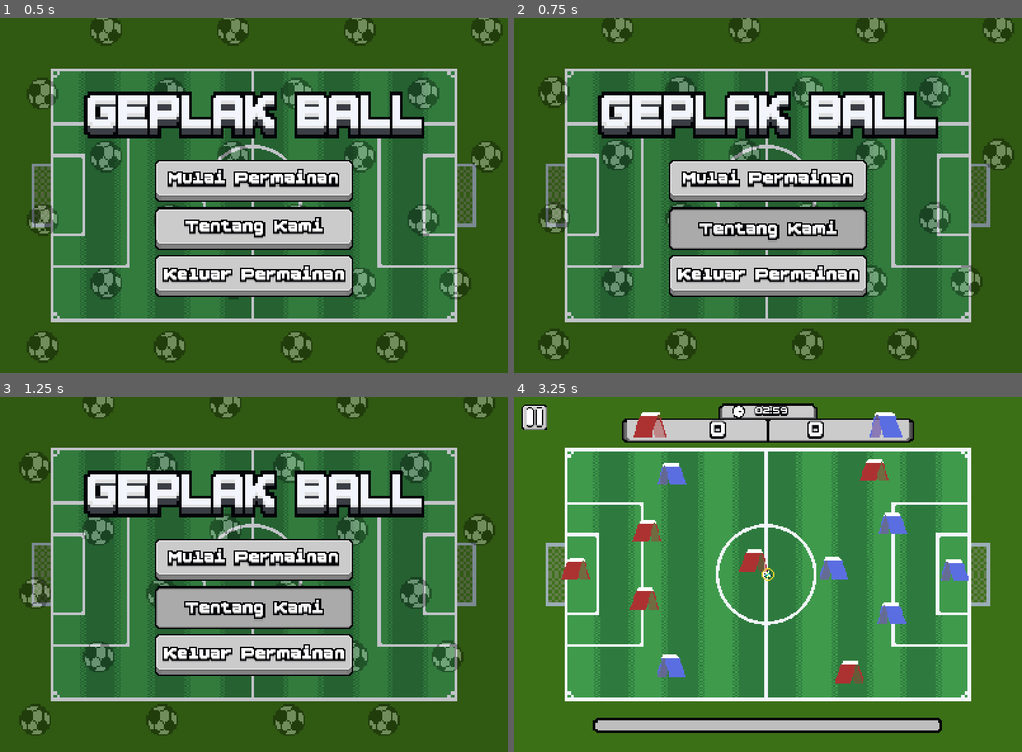
Above: before the commit, frames 1-4 (two rows, left to right).
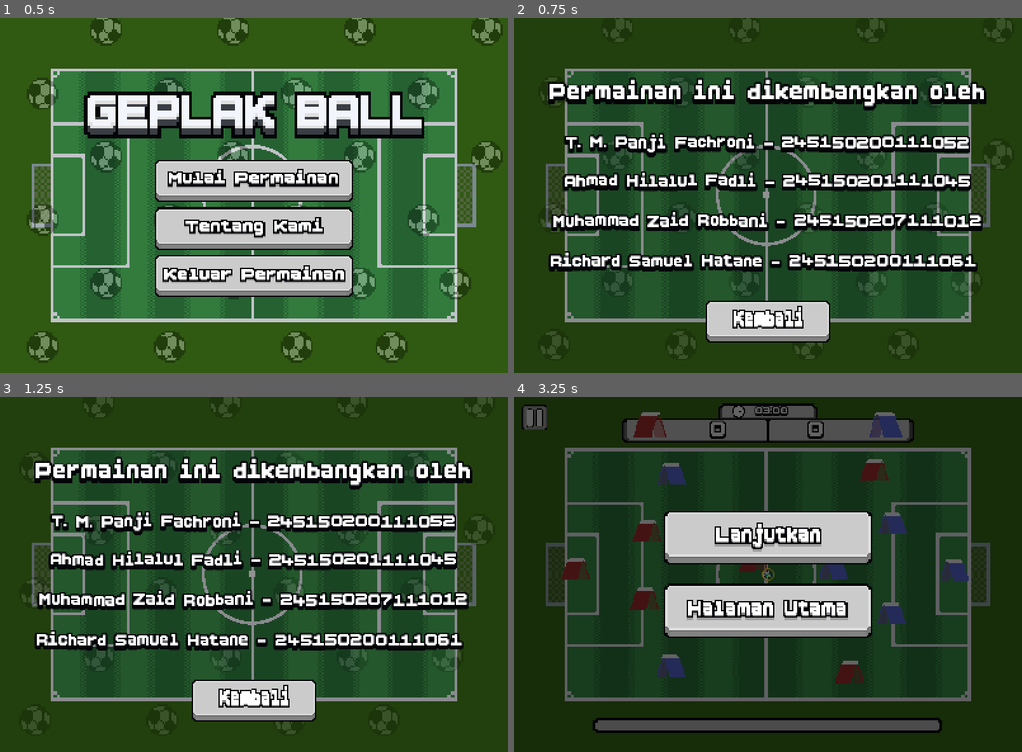
Above: after the commit, the same moments.

Repository: panjifachroni/geplakball
Game: Godot game, scene res://scenes/main_menu.tscn
Two runs of this game, one before a commit and one after it. Both use one fixed random seed, a clock stepped at 60 frames per second and the inputs below. Sound files missing from this copy of the repository are replaced by a short silence.
Inputs (mouse positions are in pixels of both pictures, inside the frame that each line leads up to; where the layout moved, square brackets give the same spot in the first picture):
- Up to frame 1 (0.5 s): no input
- Up to frame 2 (0.75 s): click (768, 227) at 0.5 s
- Up to frame 3 (1.25 s): no input
- Up to frame 4 (3.25 s): click (768, 702) [768, 560] at 1.25 s; click (768, 560) [534, 418] at 2 s; click (534, 418) [768, 539] at 2.75 s

Frame 1 is identical in both runs. In frame 2, 94% of the frame differs, in the area x 0-100%, y 0-100%; in frame 3, 95%; in frame 4, 98%.

Commit message:
feat: penambahan about us

Diff:
--- /dev/null
+++ b/scenes/about_us.gd
@@ -0,0 +1,5 @@
+extends Control
+
+
+func _on_back_pressed() -> void:
+	get_tree().change_scene_to_file("res://scenes/main_menu.tscn")
--- /dev/null
+++ b/scenes/about_us.tscn
@@ -0,0 +1,276 @@
+[gd_scene format=3 uid="uid://baehc3ac44dog"]
+
+[ext_resource type="Texture2D" uid="uid://0fqsw4oydm38" path="res://aset/field.png" id="1_45va6"]
+[ext_resource type="Script" uid="uid://bt7y40hyluvpq" path="res://scenes/about_us.gd" id="1_uwxm4"]
+[ext_resource type="Shader" uid="uid://bjhwjvxgslbu0" path="res://scenes/scroll.gdshader" id="2_uwxm4"]
+[ext_resource type="Texture2D" uid="uid://lqqrib3echy1" path="res://aset/rolling ball main menu.png" id="3_mq1hs"]
+[ext_resource type="FontFile" uid="uid://5ixf84ibkqxs" path="res://aset/boldpixels.ttf" id="4_phkgf"]
+[ext_resource type="Texture2D" uid="uid://co3gb5ro8506" path="res://aset/Back Button Normal.png" id="5_2x42b"]
+[ext_resource type="Texture2D" uid="uid://csvbgkmcsxx1k" path="res://aset/Back Button HoverPressed.png" id="6_5d1ke"]
+
+[sub_resource type="StyleBoxTexture" id="StyleBoxTexture_23nyf"]
+texture = ExtResource("1_45va6")
+modulate_color = Color(0.796243, 0.796243, 0.796243, 1)
+
+[sub_resource type="ShaderMaterial" id="ShaderMaterial_iswfk"]
+shader = ExtResource("2_uwxm4")
+
+[sub_resource type="StyleBoxTexture" id="StyleBoxTexture_q31f3"]
+texture = ExtResource("5_2x42b")
+
+[sub_resource type="StyleBoxTexture" id="StyleBoxTexture_tkgju"]
+texture = ExtResource("6_5d1ke")
+
+[sub_resource type="StyleBoxTexture" id="StyleBoxTexture_ipnma"]
+texture = ExtResource("6_5d1ke")
+
+[node name="AboutUs" type="Control" unique_id=1502777612]
+layout_mode = 3
+anchors_preset = 15
+anchor_right = 1.0
+anchor_bottom = 1.0
+grow_horizontal = 2
+grow_vertical = 2
+script = ExtResource("1_uwxm4")
+
+[node name="Panel" type="Panel" parent="." unique_id=1664006996]
+layout_mode = 1
+anchors_preset = 15
+anchor_right = 1.0
+anchor_bottom = 1.0
+grow_horizontal = 2
+grow_vertical = 2
+theme_override_styles/panel = SubResource("StyleBoxTexture_23nyf")
+
+[node name="Pattern" type="TextureRect" parent="." unique_id=242667243]
+self_modulate = Color(1, 1, 1, 0.16078432)
+texture_repeat = 2
+material = SubResource("ShaderMaterial_iswfk")
+layout_mode = 0
+offset_right = 1600.0
+offset_bottom = 1200.0
+texture = ExtResource("3_mq1hs")
+
+[node name="ColorRect" type="ColorRect" parent="." unique_id=466684158]
+layout_mode = 1
+anchors_preset = 15
+anchor_right = 1.0
+anchor_bottom = 1.0
+grow_horizontal = 2
+grow_vertical = 2
+color = Color(0, 0, 0, 0.28627452)
+
+[node name="RichTextLabel2" type="RichTextLabel" parent="." unique_id=237387145]
+layout_mode = 1
+anchors_preset = 15
+anchor_right = 1.0
+anchor_bottom = 1.0
+offset_left = 86.0
+offset_top = 198.0
+offset_right = -86.0
+offset_bottom = -829.0
+grow_horizontal = 2
+grow_vertical = 2
+theme_override_colors/default_color = Color(0.011764706, 0.015686275, 0.03137255, 1)
+theme_override_colors/font_outline_color = Color(0.011764706, 0.015686275, 0.03137255, 1)
+theme_override_constants/outline_size = 20
+theme_override_fonts/normal_font = ExtResource("4_phkgf")
+theme_override_font_sizes/normal_font_size = 100
+text = "Permainan ini dikembangkan oleh"
+horizontal_alignment = 1
+
+[node name="RichTextLabel" type="RichTextLabel" parent="." unique_id=282740587]
+layout_mode = 1
+anchors_preset = 15
+anchor_right = 1.0
+anchor_bottom = 1.0
+offset_left = 86.0
+offset_top = 189.0
+offset_right = -86.0
+offset_bottom = -836.0
+grow_horizontal = 2
+grow_vertical = 2
+theme_override_colors/font_outline_color = Color(0.011764706, 0.015686275, 0.03137255, 1)
+theme_override_constants/outline_size = 20
+theme_override_fonts/normal_font = ExtResource("4_phkgf")
+theme_override_font_sizes/normal_font_size = 100
+bbcode_enabled = true
+text = "Permainan ini dikembangkan oleh"
+horizontal_alignment = 1
+
+[node name="RichTextLabel3" type="RichTextLabel" parent="." unique_id=450476221]
+layout_mode = 1
+anchors_preset = 15
+anchor_right = 1.0
+anchor_bottom = 1.0
+offset_left = 86.0
+offset_top = 370.0
+offset_right = -86.0
+offset_bottom = -657.0
+grow_horizontal = 2
+grow_vertical = 2
+theme_override_colors/default_color = Color(0.011764706, 0.015686275, 0.03137255, 1)
+theme_override_colors/font_outline_color = Color(0.011764706, 0.015686275, 0.03137255, 1)
+theme_override_constants/outline_size = 20
+theme_override_fonts/normal_font = ExtResource("4_phkgf")
+theme_override_font_sizes/normal_font_size = 70
+bbcode_enabled = true
+text = "[wave amp=20.0 freq=5.0]T. M. Panji Fachroni - 245150200111052[/wave]"
+horizontal_alignment = 1
+
+[node name="RichTextLabel4" type="RichTextLabel" parent="." unique_id=1790368358]
+layout_mode = 1
+anchors_preset = 15
+anchor_right = 1.0
+anchor_bottom = 1.0
+offset_left = 86.0
+offset_top = 361.0
+offset_right = -86.0
+offset_bottom = -664.0
+grow_horizontal = 2
+grow_vertical = 2
+theme_override_colors/font_outline_color = Color(0.011764706, 0.015686275, 0.03137255, 1)
+theme_override_constants/outline_size = 20
+theme_override_fonts/normal_font = ExtResource("4_phkgf")
+theme_override_font_sizes/normal_font_size = 70
+bbcode_enabled = true
+text = "[wave amp=20.0 freq=5.0]T. M. Panji Fachroni - 245150200111052[/wave]"
+horizontal_alignment = 1
+
+[node name="RichTextLabel5" type="RichTextLabel" parent="." unique_id=414702211]
+layout_mode = 1
+anchors_preset = 15
+anchor_right = 1.0
+anchor_bottom = 1.0
+offset_left = 86.0
+offset_top = 491.0
+offset_right = -86.0
+offset_bottom = -536.0
+grow_horizontal = 2
+grow_vertical = 2
+theme_override_colors/default_color = Color(0.011764706, 0.015686275, 0.03137255, 1)
+theme_override_colors/font_outline_color = Color(0.011764706, 0.015686275, 0.03137255, 1)
+theme_override_constants/outline_size = 20
+theme_override_fonts/normal_font = ExtResource("4_phkgf")
+theme_override_font_sizes/normal_font_size = 70
+bbcode_enabled = true
+text = "[wave amp=20.0 freq=5.0]Ahmad Hilalul Fadli - 245150201111045[/wave]"
+horizontal_alignment = 1
+
+[node name="RichTextLabel6" type="RichTextLabel" parent="." unique_id=2072236162]
+layout_mode = 1
+anchors_preset = 15
+anchor_right = 1.0
+anchor_bottom = 1.0
+offset_left = 86.0
+offset_top = 482.0
+offset_right = -86.0
+offset_bottom = -543.0
+grow_horizontal = 2
+grow_vertical = 2
+theme_override_colors/font_outline_color = Color(0.011764706, 0.015686275, 0.03137255, 1)
+theme_override_constants/outline_size = 20
+theme_override_fonts/normal_font = ExtResource("4_phkgf")
+theme_override_font_sizes/normal_font_size = 70
+bbcode_enabled = true
+text = "[wave amp=20.0 freq=5.0]Ahmad Hilalul Fadli - 245150201111045[/wave]"
+horizontal_alignment = 1
+
+[node name="RichTextLabel7" type="RichTextLabel" parent="." unique_id=1066630762]
+layout_mode = 1
+anchors_preset = 15
+anchor_right = 1.0
+anchor_bottom = 1.0
+offset_left = 86.0
+offset_top = 617.0
+offset_right = -86.0
+offset_bottom = -410.0
+grow_horizontal = 2
+grow_vertical = 2
+theme_override_colors/default_color = Color(0.011764706, 0.015686275, 0.03137255, 1)
+theme_override_colors/font_outline_color = Color(0.011764706, 0.015686275, 0.03137255, 1)
+theme_override_constants/outline_size = 20
+theme_override_fonts/normal_font = ExtResource("4_phkgf")
+theme_override_font_sizes/normal_font_size = 70
+bbcode_enabled = true
+text = "[wave amp=20.0 freq=5.0]Muhammad Zaid Robbani - 245150207111012[/wave]"
+horizontal_alignment = 1
+
+[node name="RichTextLabel8" type="RichTextLabel" parent="." unique_id=904620063]
+layout_mode = 1
+anchors_preset = 15
+anchor_right = 1.0
+anchor_bottom = 1.0
+offset_left = 86.0
+offset_top = 608.0
+offset_right = -86.0
+offset_bottom = -417.0
+grow_horizontal = 2
+grow_vertical = 2
+theme_override_colors/font_outline_color = Color(0.011764706, 0.015686275, 0.03137255, 1)
+theme_override_constants/outline_size = 20
+theme_override_fonts/normal_font = ExtResource("4_phkgf")
+theme_override_font_sizes/normal_font_size = 70
+bbcode_enabled = true
+text = "[wave amp=20.0 freq=5.0]Muhammad Zaid Robbani - 245150207111012[/wave]"
+horizontal_alignment = 1
+
+[node name="RichTextLabel9" type="RichTextLabel" parent="." unique_id=122274265]
+layout_mode = 1
+anchors_preset = 15
+anchor_right = 1.0
+anchor_bottom = 1.0
+offset_left = 86.0
+offset_top = 744.0
+offset_right = -86.0
+offset_bottom = -283.0
+grow_horizontal = 2
+grow_vertical = 2
+theme_override_colors/default_color = Color(0.011764706, 0.015686275, 0.03137255, 1)
+theme_override_colors/font_outline_color = Color(0.011764706, 0.015686275, 0.03137255, 1)
+theme_override_constants/outline_size = 20
+theme_override_fonts/normal_font = ExtResource("4_phkgf")
+theme_override_font_sizes/normal_font_size = 70
+bbcode_enabled = true
+text = "[wave amp=20.0 freq=5.0]Richard Samuel Hatane - 245150200111061
+[/wave]"
+horizontal_alignment = 1
+
+[node name="RichTextLabel10" type="RichTextLabel" parent="." unique_id=1326841586]
+layout_mode = 1
+anchors_preset = 15
+anchor_right = 1.0
+anchor_bottom = 1.0
+offset_left = 86.0
+offset_top = 735.0
+offset_right = -86.0
+offset_bottom = -290.0
+grow_horizontal = 2
+grow_vertical = 2
+theme_override_colors/font_outline_color = Color(0.011764706, 0.015686275, 0.03137255, 1)
+theme_override_constants/outline_size = 20
+theme_override_fonts/normal_font = ExtResource("4_phkgf")
+theme_override_font_sizes/normal_font_size = 70
+bbcode_enabled = true
+text = "[wave amp=20.0 freq=5.0]Richard Samuel Hatane - 245150200111061
+[/wave]"
+horizontal_alignment = 1
+
+[node name="Button" type="Button" parent="." unique_id=328991400]
+layout_mode = 1
+anchors_preset = 7
+anchor_left = 0.5
+anchor_top = 1.0
+anchor_right = 0.5
+anchor_bottom = 1.0
+offset_left = -195.0
+offset_top = -227.0
+offset_right = 195.0
+offset_bottom = -97.0
+grow_horizontal = 2
+grow_vertical = 0
+theme_override_styles/normal = SubResource("StyleBoxTexture_q31f3")
+theme_override_styles/pressed = SubResource("StyleBoxTexture_tkgju")
+theme_override_styles/hover = SubResource("StyleBoxTexture_ipnma")
+
+[connection signal="pressed" from="Button" to="." method="_on_back_pressed"]
--- a/scenes/goal_scene.tscn
+++ b/scenes/goal_scene.tscn
@@ -3,17 +3,6 @@
 [ext_resource type="FontFile" uid="uid://5ixf84ibkqxs" path="res://aset/boldpixels.ttf" id="1_c1spr"]
 
 [node name="GoalScene" type="CanvasLayer" unique_id=1396031374]
-
-[node name="ColorRect" type="ColorRect" parent="." unique_id=1371096282]
-visible = false
-anchors_preset = 15
-anchor_right = 1.0
-anchor_bottom = 1.0
-offset_top = 18.0
-offset_bottom = 18.0
-grow_horizontal = 2
-grow_vertical = 2
-color = Color(0, 0, 0, 0.60784316)
 
 [node name="RichTextLabel2" type="RichTextLabel" parent="." unique_id=1220539535]
 anchors_preset = 15
--- a/scenes/select_mode.tscn
+++ b/scenes/select_mode.tscn
@@ -34,7 +34,7 @@
 [sub_resource type="StyleBoxTexture" id="StyleBoxTexture_0kyq7"]
 texture = ExtResource("8_kt60l")
 
-[node name="Select Mode" type="Control" unique_id=1625305694]
+[node name="SelectMode" type="Control" unique_id=1625305694]
 layout_mode = 3
 anchors_preset = 15
 anchor_right = 1.0
--- a/scripts/main_menu.gd
+++ b/scripts/main_menu.gd
@@ -25,7 +25,8 @@
 
 
 func _on_credits_pressed() -> void:
-	pass # Replace with function body.
+	_menu_music.stop()
+	get_tree().change_scene_to_file("res://scenes/about_us.tscn")
 
 
 func _on_quit_pressed() -> void:
Binary file added: aset/Back Button HoverPressed.png
Not shown, added: aset/Back Button HoverPressed.png.import
Binary file added: aset/Back Button Normal.png
Not shown, added: aset/Back Button Normal.png.import
Not shown, added: scenes/about_us.gd.uid
